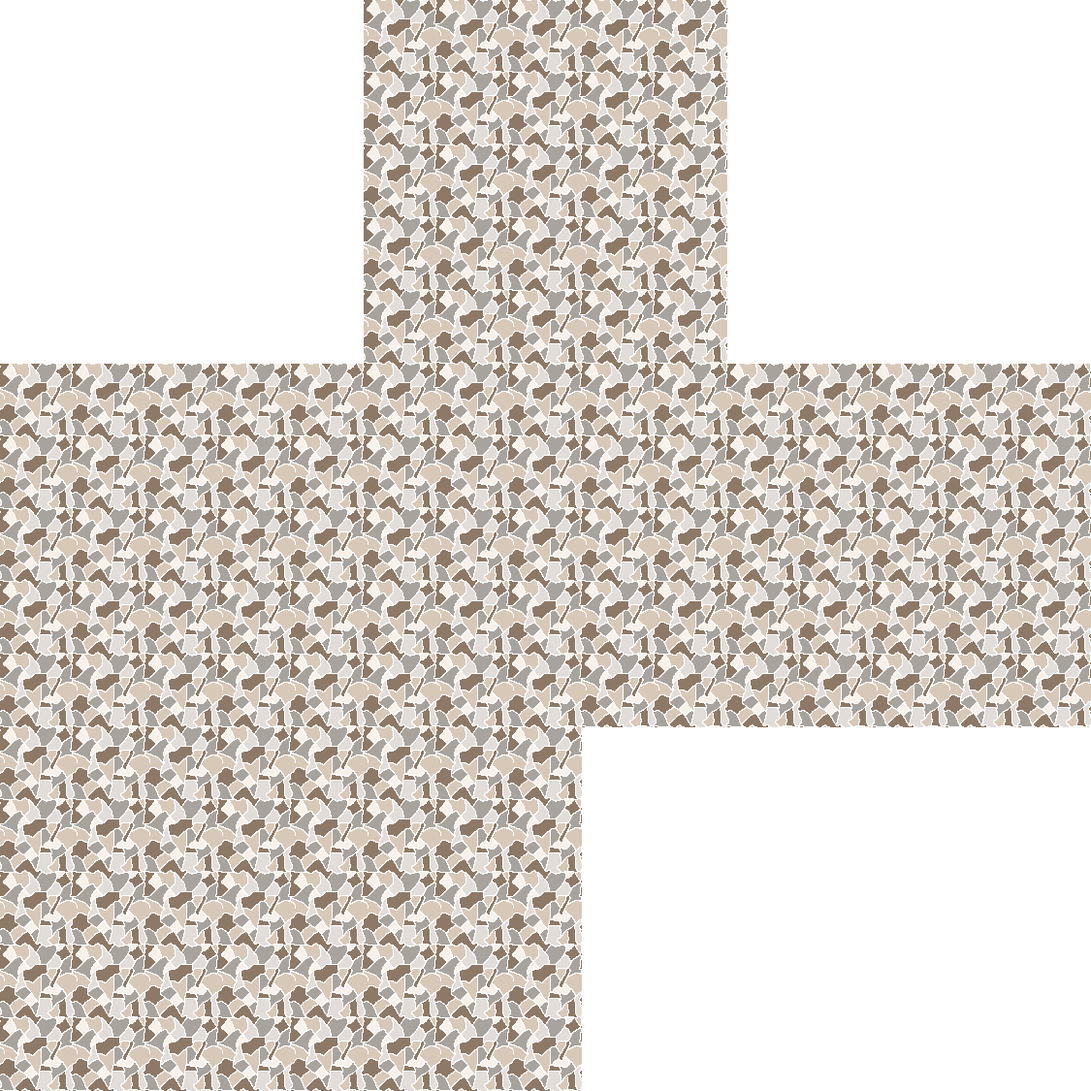
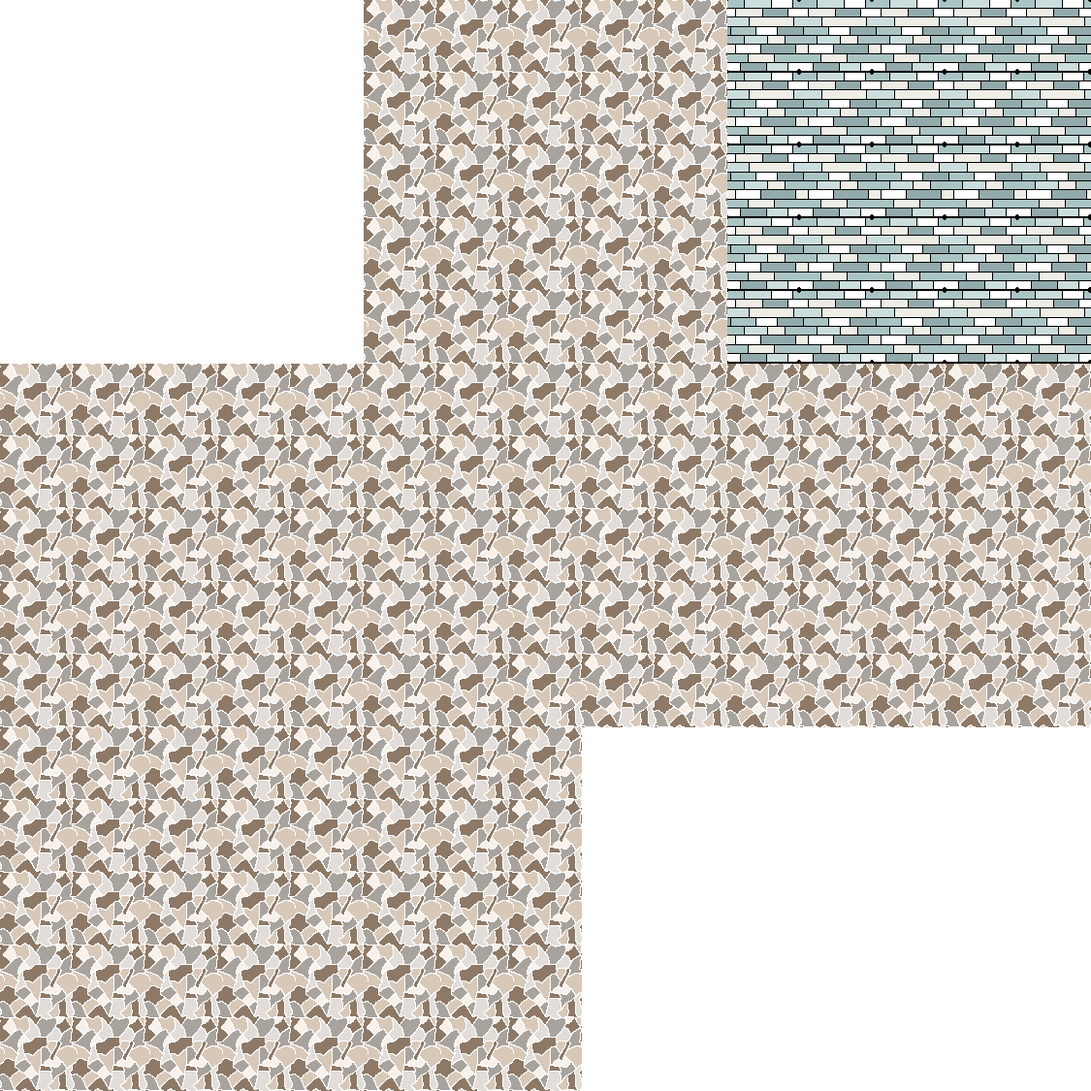
Comparing the layer stacks of the two 1091px x 1091px images. Changes:
added layer "Layer 157" above "Layer 156" over [1018, 0, 1091, 73]
added layer "Layer 156" above "Layer 155" over [945, 0, 1019, 73]
added layer "Layer 155" above "Layer 154" over [1018, 291, 1091, 364]
added layer "Layer 154" above "Layer 153" over [945, 291, 1019, 364]
added layer "Layer 153" above "Layer 152" over [873, 291, 946, 364]
added layer "Layer 152" above "Layer 151" over [800, 291, 874, 364]
added layer "Layer 151" above "Layer 150" over [1018, 218, 1091, 292]
added layer "Layer 150" above "Layer 149" over [945, 218, 1019, 292]
added layer "Layer 149" above "Layer 148" over [1018, 145, 1091, 219]
added layer "Layer 148" above "Layer 147" over [1018, 72, 1091, 146]
added layer "Layer 147" above "Layer 146" over [945, 72, 1019, 146]
added layer "Layer 146" above "Layer 145" over [945, 145, 1019, 219]
added layer "Layer 145" above "Layer 144" over [727, 291, 801, 364]
added layer "Layer 144" above "Layer 143" over [873, 218, 946, 292]
added layer "Layer 143" above "Layer 142" over [800, 218, 874, 292]
added layer "Layer 142" above "Layer 141" over [727, 218, 801, 292]
added layer "Layer 141" above "Layer 140" over [727, 0, 946, 219]
